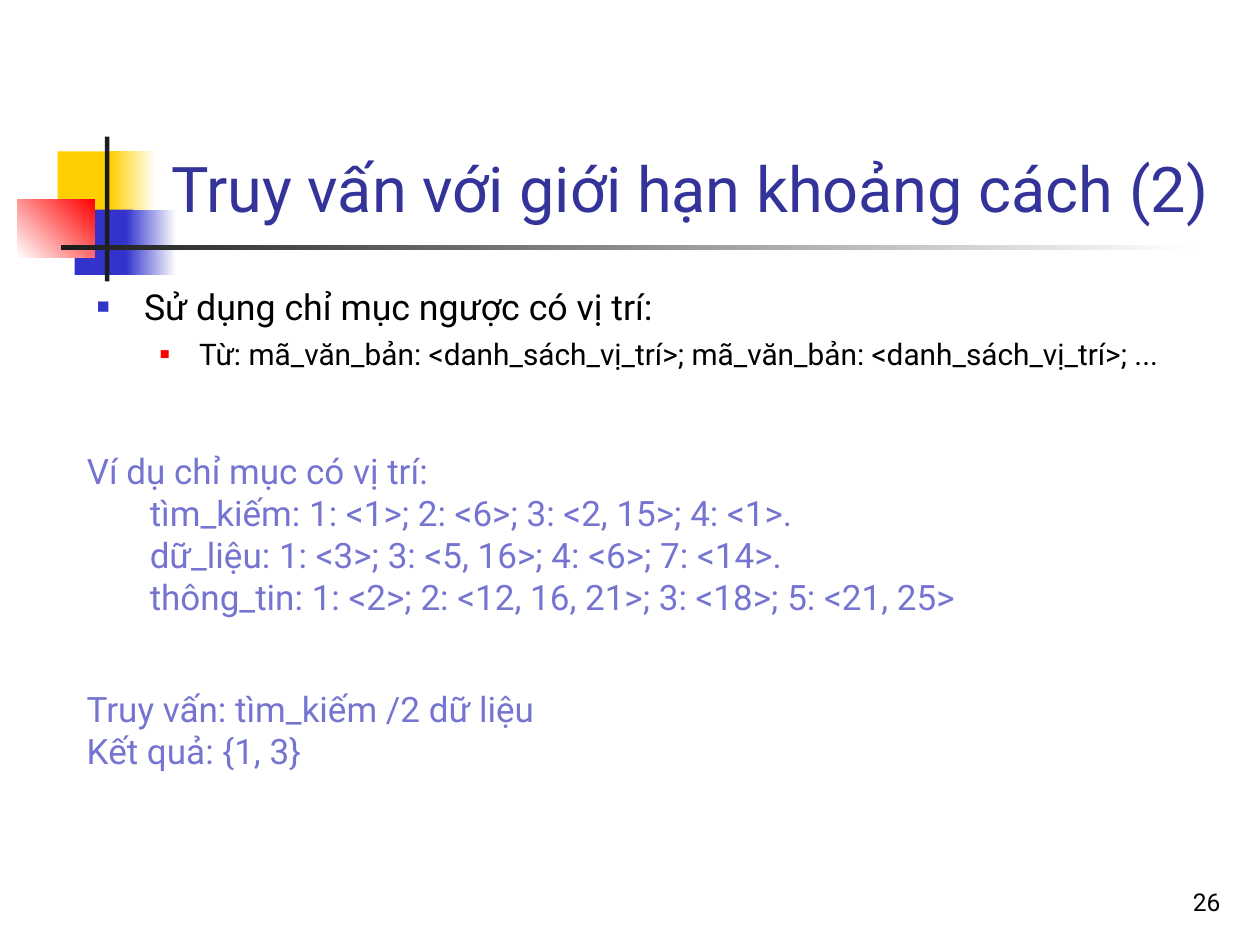
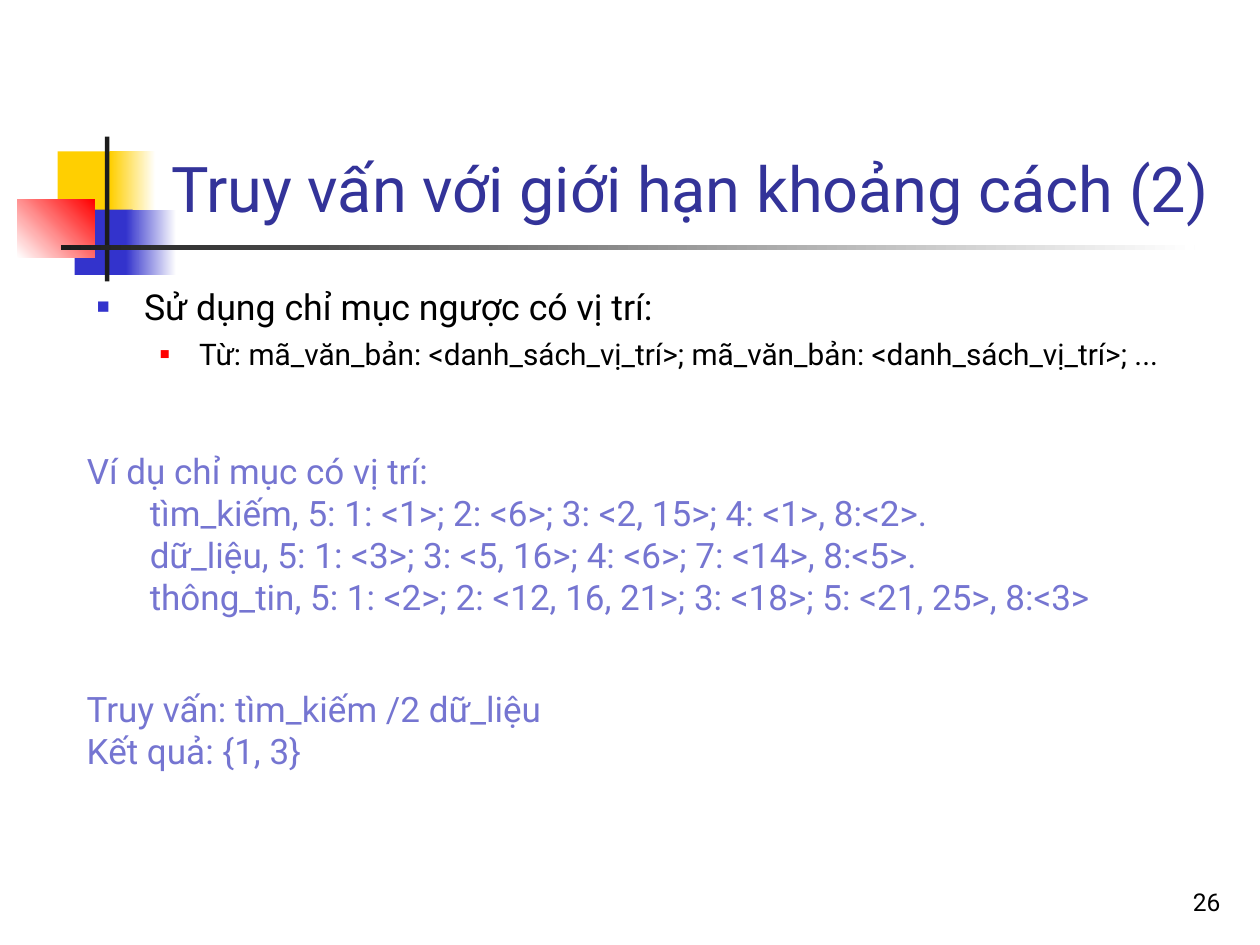
Before and after one commit to nguyenkhanhthien/IT4853, a slide deck: slide 26 of Bài 3 Xử lý từ truy vấn.ppt. Drawn at 1260x945 pixels with LibreOffice and Linux fonts; fonts in the diff are those of the drawing. Boxes give left, top, right and bottom in pixels: in the first picture for what was removed or moved away, otherwise in the second. Text is boxed around its words. In the diff, an @@ line names an element or a change of style, - is before the commit and + after.

```diff
--- a/Bài 3 Xử lý từ truy vấn.ppt
+++ b/Bài 3 Xử lý từ truy vấn.ppt
@@ text at box(150, 497, 1089, 617): text changed @@
-  tìm_kiếm: 1: <1>; 2: <6>; 3: <2, 15>; 4: <1>.
-  dữ_liệu: 1: <3>; 3: <5, 16>; 4: <6>; 7: <14>.
-  thông_tin: 1: <2>; 2: <12, 16, 21>; 3: <18>; 5: <21, 25>
+  tìm_kiếm, 5: 1: <1>; 2: <6>; 3: <2, 15>; 4: <1>, 8:<2>.
+  dữ_liệu, 5: 1: <3>; 3: <5, 16>; 4: <6>; 7: <14>, 8:<5>.
+  thông_tin, 5: 1: <2>; 2: <12, 16, 21>; 3: <18>; 5: <21, 25>, 8:<3>
@@ text at box(87, 693, 541, 730): text changed @@
-Truy vấn: tìm_kiếm /2 dữ liệu
+Truy vấn: tìm_kiếm /2 dữ_liệu
```
Also in this commit, not shown: 2 other slides changed, 1 other file.
